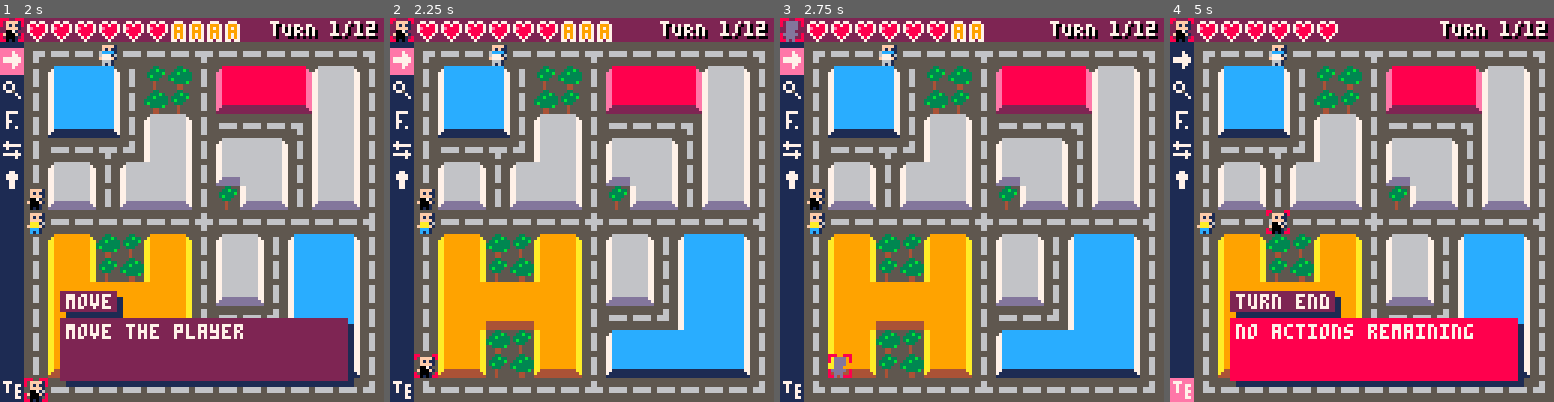
Above: before the commit, frames 1-4 (left to right).
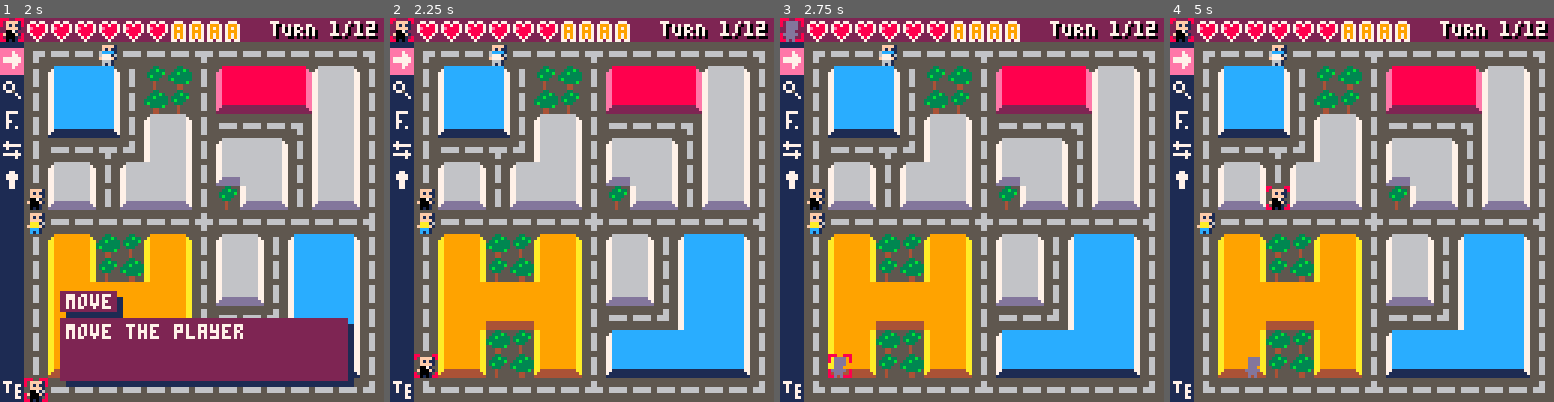
Above: after the commit, the same moments.

Repository: pixelocene/z
Game: PICO-8 cartridge z.p8
Two runs of this game, one before a commit and one after it. Both use one fixed random seed, a clock stepped at 60 frames per second and the inputs below.
Inputs:
- Up to frame 1 (2 s): tap X (X key) at 0.33, 1.07, 1.85 s; tap O (Z key) at 0.7, 1.7 s; hold Right from 1.6 s (still down)
- Up to frame 2 (2.25 s): release Right at 2.1 s; tap O (Z key) at 2.1 s; hold Up from 2.15 s (still down)
- Up to frame 3 (2.75 s): release Up at 2.42 s; hold Right from 2.47 s (still down); tap O (Z key) at 2.5 s
- Up to frame 4 (5 s): tap O (Z key) every 0.4 s from 2.9 to 4.9 s; tap X (X key) at 2.97, 4.08 s; release Right at 3.03 s; hold Left 3.08-3.58 s; hold Down 3.63-3.97 s; hold Right 4.02-4.68 s; hold Up from 4.73 s (still down)

Frame 1 is identical in both runs. In frame 2, 0.2% of the frame differs, in the area x 58-63%, y 0-7%; in frame 3, 0.4%; in frame 4, 18%, in the area x 0-93%, y 0-100%.

Commit message:
Detect building and building change

Diff:
--- a/z.p8
+++ b/z.p8
@@ -6,6 +6,7 @@
 
 function _init()
 	-- debug related
+	freemove=true -- count movement as action
 	debug_enabled=true
 	debug_stack={}
 
@@ -32,7 +33,8 @@
 	end
 	if state==states.in_game
 		or state==states.in_game_action_selection
-		or state==states.in_game_move then
+		or state==states.in_game_move
+	 or state==states.in_game_enter_building then
 	 update_game()
 	end
 end
@@ -44,7 +46,8 @@
 	end
 	if state==states.in_game
 		or state==states.in_game_action_selection
-		or state==states.in_game_move then
+		or state==states.in_game_move
+		or state==states.in_game_enter_building then
 	 draw_game()
 	end
 	-- debug mode
@@ -59,7 +62,7 @@
 
 function update_title_screen()
 	if btnp(❎) or btnp(🅾️) then
-	 state=states.in_game_action_selection
+		state=states.in_game_action_selection
 	end
 end
 
@@ -166,6 +169,10 @@
 	if state==states.in_game_move then
 		update_game_move()
 	end
+	-- enter building
+	if state==states.in_game_enter_building then
+		update_game_enter_building()
+	end
 end
 
 function draw_game()
@@ -174,6 +181,10 @@
 
 	if state==states.in_game_action_selection then
 		draw_game_action_selection()
+	end
+
+	if state==states.in_game_enter_building then
+		draw_game_enter_building()
 	end
 
 	draw_ui()
@@ -200,8 +211,6 @@
 
 		for x=0,5 do
 			for y=0,5 do
-				printh(srcx+x..","..srcy+y)
-				printh(mget(srcx+x,srcy+y))
 				mset(
 					destx+x,desty+y,
 					mget(srcx+x,srcy+y)
@@ -301,8 +310,10 @@
 	if ((p.x~=newx or p.y~=newy) and can_go_to(newx,newy)) then
 		p.x=newx
 		p.y=newy
-		p.actions-=1
-	end
+		if (not freemove) p.actions-=1
+	end
+
+	get_building_for_player()
 end
 
 function can_go_to(x,y)
@@ -320,6 +331,43 @@
 end
 function do_action()
 	if (current_action.name=="move") state=states.in_game_move
+end
+
+--[[===========================
+
+	in_game_enter_building
+
+=============================]]
+
+function update_game_enter_building()
+	if btnp(❎)
+		or btnp(🅾️)
+		--or btnp(⬅️)
+		--or btnp(➡️)
+		--or btnp(⬇️)
+		--or btnp(⬆️)
+		then
+		state=states.in_game_move
+	end
+end
+
+function draw_game_enter_building()
+	local p=players[current_player]
+	local place=p.building.id
+	rectfill(17,66,122,74,1)
+	rectfill(15,64,120,72,2)
+	print(
+		place,
+		(122-17-#place*4)/2+17+1,
+		67,
+		1
+	)
+	print(
+		place,
+		(122-17-#place*4)/2+17,
+		66,
+		7
+	)
 end
 -->8
 -- players
@@ -337,6 +385,7 @@
 			oy=y,	-- offset (for animation)
 			job=job,
 			mirror=false, -- if true, look to the left
+			building=nil, -- building data
 		})
 	end
 end
@@ -532,18 +581,21 @@
 		mapping={x=15,y=0},
 		buildings={
 			{
+				id="1-1",
 				is="special",
 				rects={{1,1,3,3}}
 			},
 			{
+				id="1-2",
 				is="normal",
-				rects={{1,5,2,5}}
+				rects={{1,5,2,6}}
 			},
 			{
+				id="1-3",
 				is="normal",
 				rects={
-					{5,3,5,5},
-					{4,4,4,5}
+					{5,3,6,6},
+					{4,5,6,6}
 				}
 			},
 		}
@@ -552,11 +604,12 @@
 		mapping={x=21,y=0},
 		buildings={
 			{
+				id="2-1",
 				is="special",
 				rects={
-					{1,1,2,5},
+					{1,1,2,6},
 					{3,3,4,4},
-					{5,1,5,5}
+					{5,1,6,6}
 				}
 			},
 		}
@@ -565,6 +618,7 @@
 		mapping={x=27,y=0},
 		buildings={
 			{
+				id="3-1",
 				is="graveyard",
 				rects={{1,1,6,6}}
 			}
@@ -574,14 +628,17 @@
 		mapping={x=15,y=6},
 		buildings={
 			{
+				id="4-1",
 				is="special",
 				rects={{1,1,4,2}}
 			},
 			{
+				id="4-2",
 				is="normal",
 				rects={{5,1,6,6}}
 			},
 			{
+				id="4-3",
 				is="normal",
 				rects={
 					{1,4,3,5},
@@ -594,10 +651,12 @@
 		mapping={x=21,y=6},
 		buildings={
 			{
+				id="5-1",
 				is="normal",
 				rects={{1,1,2,3}}
 			},
 			{
+				id="5-2",
 				is="special",
 				rects={
 					{4,1,6,4},
@@ -614,6 +673,7 @@
 	in_game=1,
 	in_game_action_selection=2,
 	in_game_move=3,
+	in_game_enter_building=4,
 }
 
 -- players jobs
@@ -709,6 +769,54 @@
 		description="end the current turn",
 	},
 }
+-->8
+-- building
+
+-- get the building at player position or nil
+function get_building_for_player()
+	local p=players[current_player]
+	local a=nil
+	local relx=0 local rely=0
+	local previous_building_id=nil
+	--printh(p.building)
+	if p.building~=nil then
+		previous_building_id=p.building.id
+	end
+	-- determine which area we are in
+	-- and calculate the player position relative to the area
+	if p.x>1 and p.x<8 and p.y>1 and p.y<8 then
+		a=areas[1]
+		relx=p.x-1 rely=p.y-1
+	elseif p.x>8 and p.x<15 and p.y>1 and p.y<8 then
+		a=areas[2]
+		relx=p.x-8 rely=p.y-1
+	elseif p.x>1 and p.x<8 and p.y>8 and p.y<15 then
+		a=areas[3]
+		relx=p.x-1 rely=p.y-8
+	elseif p.x>8 and p.x<15 and p.y>8 and p.y<15 then
+		a=areas[4]
+		relx=p.x-8 rely=p.y-8
+	else
+		p.building=nil
+		return
+	end
+	-- check the building in the area
+	for b in all(a.buildings) do
+		for r in all(b.rects) do
+			if relx>=r[1] and relx<=r[3]
+				and rely>=r[2] and rely<=r[4] then
+				p.building=b
+				if previous_building_id~=b.id then
+					state=states.in_game_enter_building
+				end
+				return b
+			end
+		end
+	end
+	p.building=nil
+	return nil
+end
+
 __gfx__
 00000000eeaaa1eeeeaaa1eeeeeeeeeeeeeeeeeeeeeeeeeeeeeeeeeeeeeeeeeeeeeeeeeeeeeeeeeeeeeeeeee0000000000000000555555555555555555555555
 00000000eeffff1eeeffff1eee00001eee00001eeeffff1eeeffff1eeeffff1eeeffff1eeeffff1eeeffff1e0770770007770000555555555555555555566555
